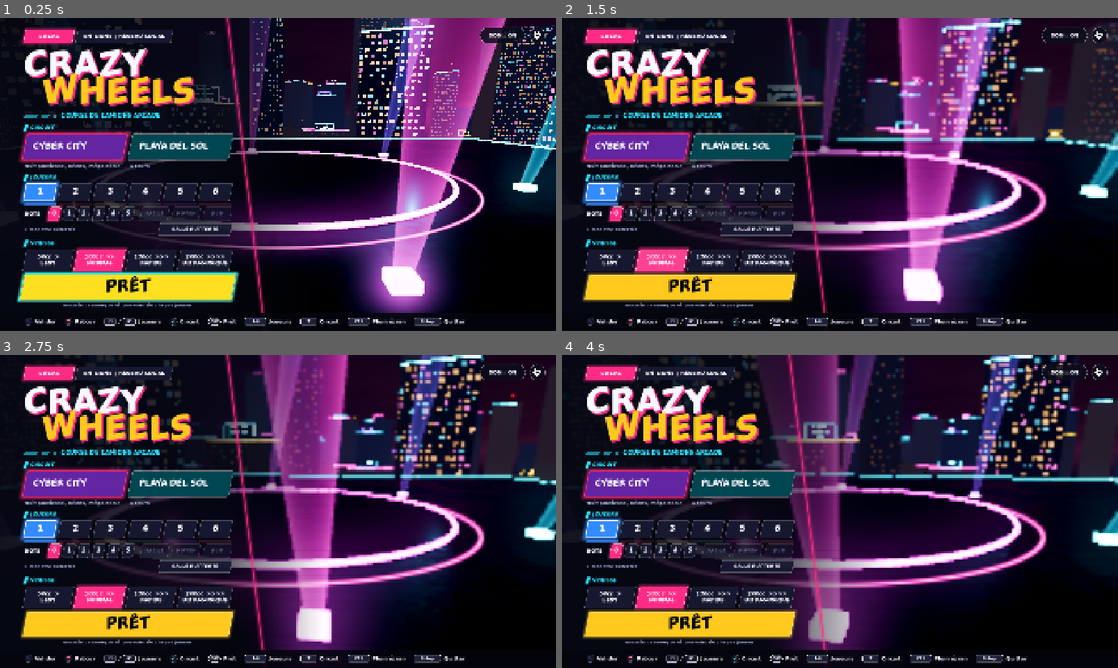
Above: before the commit, frames 1-4 (two rows, left to right).
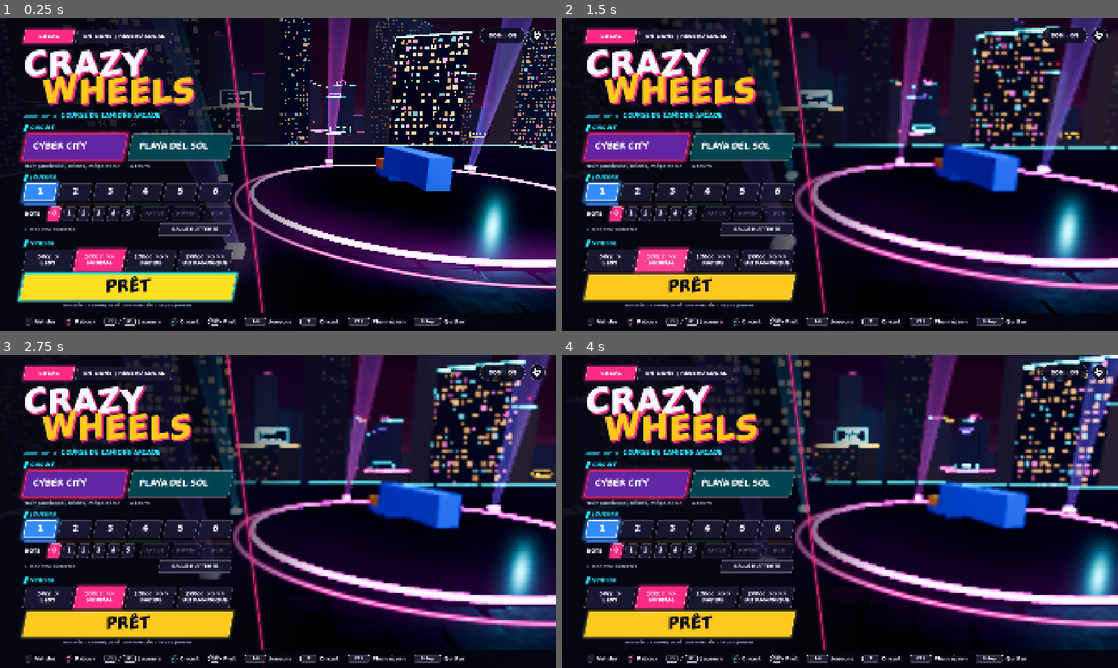
Above: after the commit, the same moments.

Repository: Shoz567/course-camions
Game: Godot game, scene res://ui/main_menu.tscn
Same seed, same stepped clock (60 frames per second), same inputs: the game is played once before the commit and once after it.
Inputs (mouse positions are in pixels of both pictures, inside the frame that each line leads up to):
- Up to frame 1 (0.25 s): no input
- Up to frame 2 (1.5 s): click "100cc >> NORMAL" at 0.5 s; click "100cc >> NORMAL" at 1.25 s
- Up to frame 3 (2.75 s): tap Enter (ui_accept) at 2, 2.27, 2.57 s; move the mouse to (400, 495) at 2.02 s; hold D from 2.03 s (still down); tap Space at 2.1 s; click (400, 495) at 2.17 s
- Up to frame 4 (4 s): release D at 2.75 s; drag from (728, 527) to (812, 574) at 2.77 s; move the mouse to (895, 442) at 3.52 s; hold D from 3.53 s (still down); tap Shift at 3.6 s

The runs differ from the first frame. In frame 1, 37% of the frame differs, in the area x 12-100%, y 0-95%; in frame 2, 39%; in frame 3, 42%, in the area x 13-100%, y 0-95%; in frame 4, 40%.
Error before the commit: Parse Error: Could not resolve class "BodyDamage", because of a parser error. (res://ui/loading_screen.gd:174)

Commit message:
reseau: rend le chargement d'une course en ligne plus robuste

Diff:
--- a/game/gameplay/body_damage.gd
+++ b/game/gameplay/body_damage.gd
@@ -43,6 +43,11 @@
 
 ## Mesh source -> version subdivisee (partagee, jamais modifiee).
 static var _tessellated: Dictionary = {}
+## Tableaux de chaque surface d'un maillage subdivise, gardes tels quels : les
+## relire au serveur de rendu juste apres sa creation renvoyait parfois des
+## index faux sous forte charge (2026-10-19, deux instances en ligne : 65535
+## pour 61 256 sommets), et la course s'arretait en erreur.
+static var _tess_arrays: Dictionary = {}
 ## Maillage subdivise -> Array[Topo] (voisinage, grille), partage.
 static var _topologies: Dictionary = {}
 ## Cote des cellules de la grille de recherche (repere du maillage).
@@ -99,8 +104,7 @@
 	return moved
 
 
-## Pieces deformables sous
-oot (ni sautees, ni sans maillage), gardees par
+## Pieces deformables sous `root` (ni sautees, ni sans maillage), gardees par
 ## carrosserie : chercher parmi la centaine de pieces d'une cabine et
 ## comparer leurs noms aux prefixes sautes coutait ~27 ms a chaque creux
 ## (2026-10-18, tache 7.6). La liste ne change pas en course (une piece
@@ -477,8 +481,7 @@
 	return _flights.size()
 
 
-## Abandonne les creux en vol sous
-oot (remise a neuf).
+## Abandonne les creux en vol sous `root` (remise a neuf).
 static func _cancel_flights(root: Node) -> void:
 	for mi: Variant in _flights.keys():
 		var fl := _flights[mi] as DentFlight
@@ -505,7 +508,7 @@
 	for s in src.get_surface_count():
 		if _primitive(src, s) != Mesh.PRIMITIVE_TRIANGLES:
 			return []
-		surfaces.append(src.surface_get_arrays(s))
+		surfaces.append(_arrays_of(src, s))
 	var topo := _topology(base)
 	if topo.size() != surfaces.size():
 		return []
@@ -517,7 +520,7 @@
 		if verts.size() != (topo[s] as Topo).rest.size():
 			surfaces.clear()
 			for k in base.get_surface_count():
-				surfaces.append(base.surface_get_arrays(k))
+				surfaces.append(_arrays_of(base, k))
 			break
 	mi.set_meta(META_OWNER, id)
 	mi.set_meta(META_BASE, base)
@@ -793,7 +796,7 @@
 		return _topologies[base]
 	var out: Array = []
 	for s in base.get_surface_count():
-		var arrays := base.surface_get_arrays(s)
+		var arrays := _arrays_of(base, s)
 		var tp := Topo.new()
 		tp.rest = arrays[Mesh.ARRAY_VERTEX]
 		var n := tp.rest.size()
@@ -856,14 +859,26 @@
 	if _tessellated.has(mesh):
 		return _tessellated[mesh]
 	var out := ArrayMesh.new()
+	var kept: Array = []
 	for s in mesh.get_surface_count():
 		var arrays := mesh.surface_get_arrays(s)
 		if _primitive(mesh, s) == Mesh.PRIMITIVE_TRIANGLES:
 			arrays = _subdivide(arrays)
 		out.add_surface_from_arrays(_primitive(mesh, s), arrays)
 		out.surface_set_material(s, mesh.surface_get_material(s))
+		kept.append(arrays)
 	_tessellated[mesh] = out
+	_tess_arrays[out] = kept
 	return out
+
+
+## Tableaux de la surface `s` : ceux gardes a la subdivision s'il y en a (sans
+## relecture du serveur de rendu), sinon ceux du maillage.
+static func _arrays_of(mesh: Mesh, s: int) -> Array:
+	var kept: Array = _tess_arrays.get(mesh, [])
+	if s < kept.size():
+		return (kept[s] as Array).duplicate(true)   # copie : les creux modifient les tableaux sur place
+	return mesh.surface_get_arrays(s)
 
 
 ## Coupe en deux toute arete plus longue que MAX_EDGE, jusqu'a ce qu'il n'en
--- a/game/net/net_race.gd
+++ b/game/net/net_race.gd
@@ -76,6 +76,11 @@
 var _peer_index: Dictionary = {}
 ## Host : peers dont la scene de course est chargee (prets a recevoir).
 var _ready_peers: Dictionary = {}
+## Host : peers prets, en attente de la detection de coupure rapide (posee
+## une fois l'ecran de chargement du host leve, cf. _scene_ready).
+var _slow_peers: Dictionary = {}
+## Client : detection de coupure rapide posee (apres le sas READY).
+var _fast_timeout: bool = false
 var _last_state_sig: String = ""
 ## Client : joueur de cette machine, ses dernieres frames, snapshots recus,
 ## horloge du host.
@@ -304,9 +309,11 @@
 	if not _peer_index.has(id):
 		return
 	_ready_peers[id] = true
-	# scene chargee des deux cotes (le host avant de lancer le sas) : coupure
-	# detectee vite
-	NetSession.set_fast_timeout(id, true)
+	# scene chargee des deux cotes : coupure detectee vite, mais seulement une
+	# fois l'ecran de chargement du host leve et le sas READY passe
+	# (2026-10-19 : le host encore en preparation se figeait jusqu'a 16 s et
+	# coupait le client qui venait d'arriver)
+	_slow_peers[id] = true
 	_race_state.rpc_id(id, race_scene.call("net_state"))
 	for i in players.size():
 		_racer.rpc_id(id, i, _racer_data(i))
@@ -328,6 +335,11 @@
 
 ## A la fin de chaque tick de la course, cote host.
 func host_tick(tick: int) -> void:
+	var loaded := not LoadingScreen.covering() and RaceManager.state != RaceManagerNode.State.LOBBY
+	if not _slow_peers.is_empty() and loaded:
+		for id: int in _slow_peers:
+			NetSession.set_fast_timeout(id, true)
+		_slow_peers.clear()
 	var state: Array = race_scene.call("net_state")
 	var sig := str(state)
 	if sig != _last_state_sig:
@@ -399,6 +411,7 @@
 	var i: int = _peer_index.get(peer_id, -1)
 	_peer_index.erase(peer_id)
 	_ready_peers.erase(peer_id)
+	_slow_peers.erase(peer_id)
 	if i < 0:
 		return
 	var src := (players[i] as Object).get("input") as RemoteInputSource
@@ -474,7 +487,11 @@
 func client_tick(tick: int, local_frame: InputFrame) -> void:
 	if not host_ready:
 		_announce_wait -= 1
-		if _announce_wait <= 0:
+		# pret seulement une fois l'ecran de chargement leve : la preparation
+		# des camions dessous fige encore la machine par moments (~5 s d'un
+		# bloc sur un PC lent, 2026-10-19), et le host passe a la detection de
+		# coupure rapide des qu'on s'annonce
+		if _announce_wait <= 0 and not LoadingScreen.covering():
 			_announce_wait = 30
 			_announce_ready()
 		return
@@ -942,7 +959,10 @@
 
 @rpc("authority", "call_remote", "reliable")
 func _race_state(state: Array) -> void:
-	if not host_ready:
+	# coupure detectee vite seulement apres le sas READY : le host peut encore
+	# se figer en preparant sa course (16 s d'un bloc mesurees sur un PC lent)
+	if not _fast_timeout and state.size() > 0 and int(state[0]) != RaceManagerNode.State.LOBBY:
+		_fast_timeout = true
 		NetSession.set_fast_timeout(1, true)
 	host_ready = true
 	states_received += 1
--- a/game/net/net_session.gd
+++ b/game/net/net_session.gd
@@ -42,12 +42,14 @@
 const MAX_NAME := 16
 ## Coupure detectee (ENet, ENetPacketPeer.set_timeout) : en course, 3 s au
 ## moins, 8 s au plus ; pendant les chargements (scene, carrosseries : la
-## machine ne repond plus pendant quelques secondes), le reglage d'ENet, 5 a
-## 30 s.
+## machine ne repond plus pendant quelques secondes), 15 a 60 s : une machine
+## lente se fige ~5 s d'un bloc en chargeant la course, un host surcharge
+## jusqu'a 16 s (mesures 2026-10-19, deux instances sur un PC) ; au reglage
+## d'ENet (5 a 30 s), le client etait coupe une fois sur deux.
 const TIMEOUT_MIN_MS := 3000
 const TIMEOUT_MAX_MS := 8000
-const LOADING_TIMEOUT_MIN_MS := 5000
-const LOADING_TIMEOUT_MAX_MS := 30000
+const LOADING_TIMEOUT_MIN_MS := 15000
+const LOADING_TIMEOUT_MAX_MS := 60000
 ## Cadence des snapshots pour une connexion qui envoie peu : 20 Hz.
 const SNAPSHOT_TICKS_LOW_BANDWIDTH := 3
 
Not shown, changed: PLAN.md
Not shown, changed: docs/NETCODE.md
